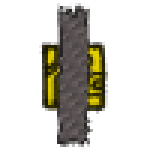
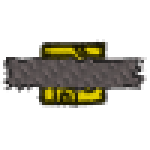
Layer changes from the first w=150, h=150 image to the second:
painted on "Duct TApe" over (0, 3, 147, 150)
painted on "Background" over (36, 39, 108, 114)
